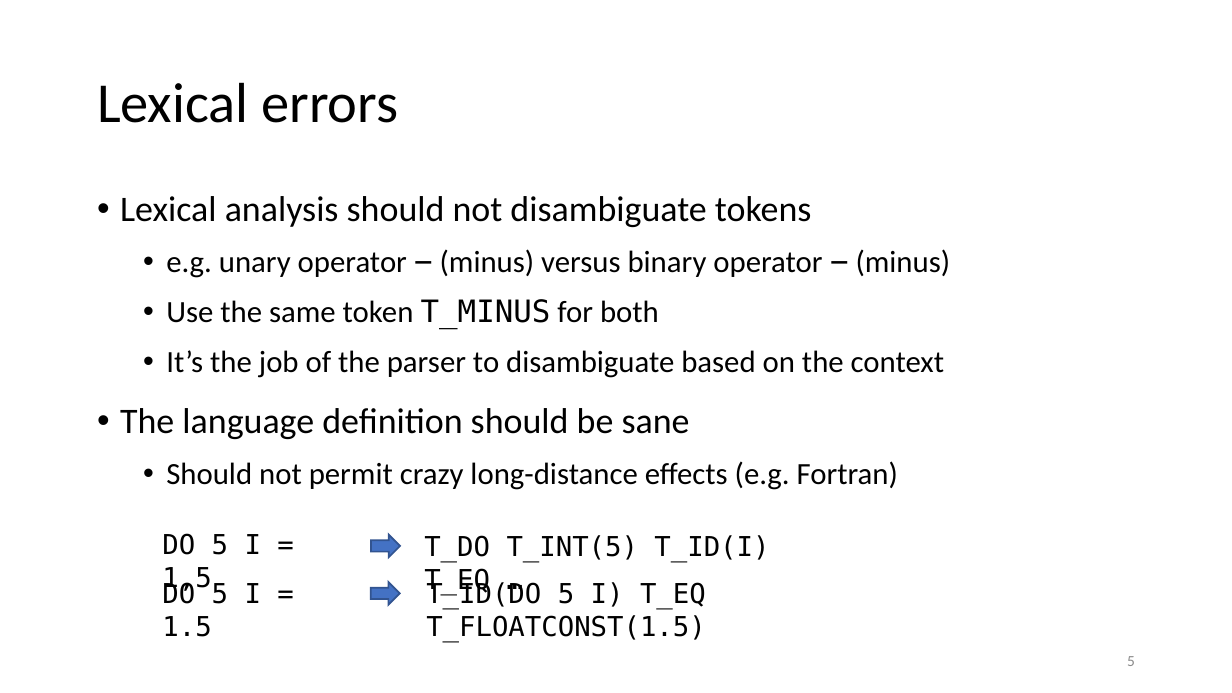
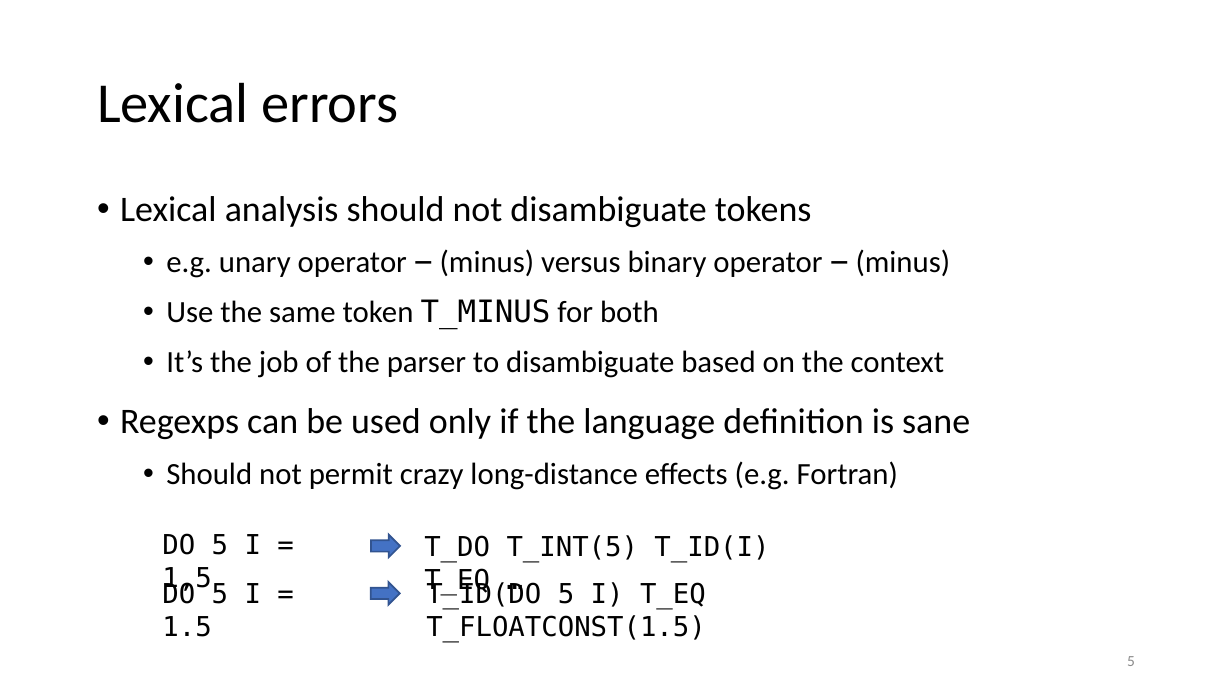
Before and after one commit to anoopsarkar/compilers-class, a slide deck: slide 5 of assets/ppt/lex/lex1-regexp-intro.pptx. Drawn at 1232x693 pixels with LibreOffice and Linux fonts; fonts in the diff are those of the drawing. Boxes give left, top, right and bottom in pixels: in the first picture for what was removed or moved away, otherwise in the second. Text is boxed around its words. In the diff, an @@ line names an element or a change of style, - is before the commit and + after.

```diff
--- a/assets/ppt/lex/lex1-regexp-intro.pptx
+++ b/assets/ppt/lex/lex1-regexp-intro.pptx
@@ text at [120, 408, 970, 439]: text changed @@
-• The language definition should be sane
+• Regexps can be used only if the language definition is sane
```
Also in this commit, not shown: 12 other slides changed, 1 other file.
